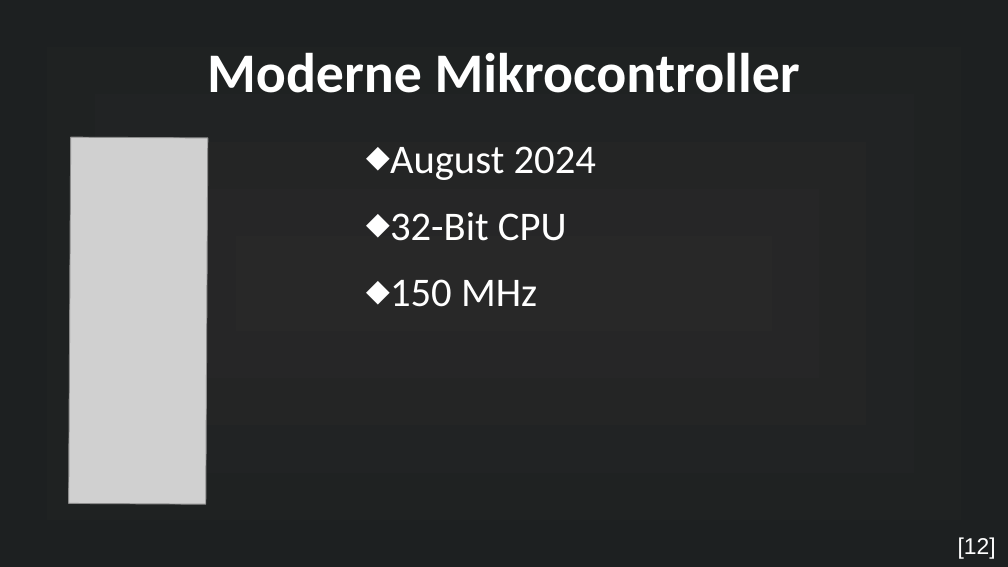
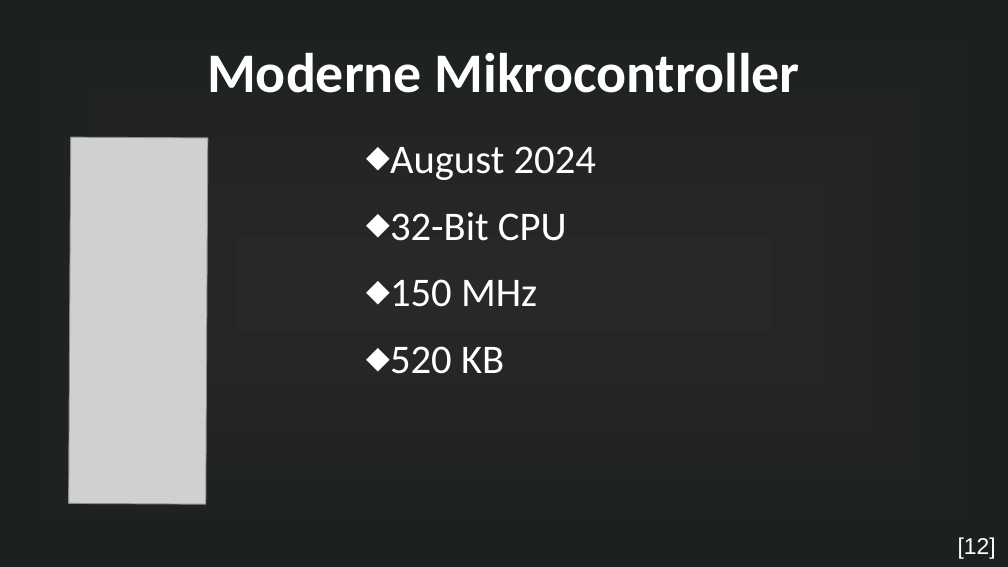
Before and after one commit to MuffinKran24/IMP_GFS, a slide deck: slide 13 of Mikrocontroller_GFS.odp (slide 12 before the commit). Drawn at 1008x567 pixels with LibreOffice and Linux fonts; fonts in the diff are those of the drawing; grey boxes stand for pictures. Boxes give left, top, right and bottom in pixels: in the first picture for what was removed or moved away, otherwise in the second. Text is boxed around its words. In the diff, an @@ line names an element or a change of style, - is before the commit and + after.

```diff
--- a/Mikrocontroller_GFS.odp
+++ b/Mikrocontroller_GFS.odp
@@ text at <box>390,346,504,374</box>: paragraph added @@
+⬥ 520 KB
```
Also in this commit, not shown: 1 slide added, 1 other file.
